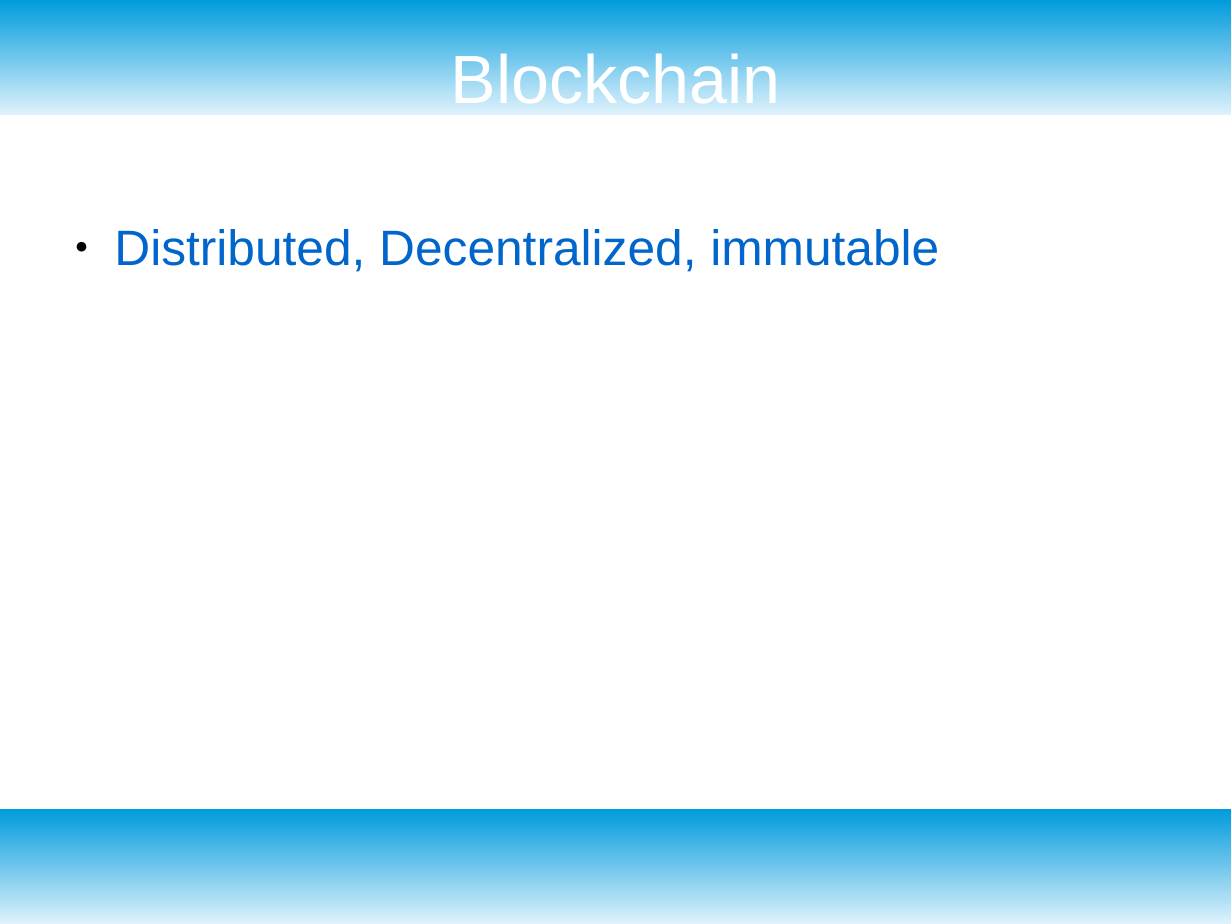
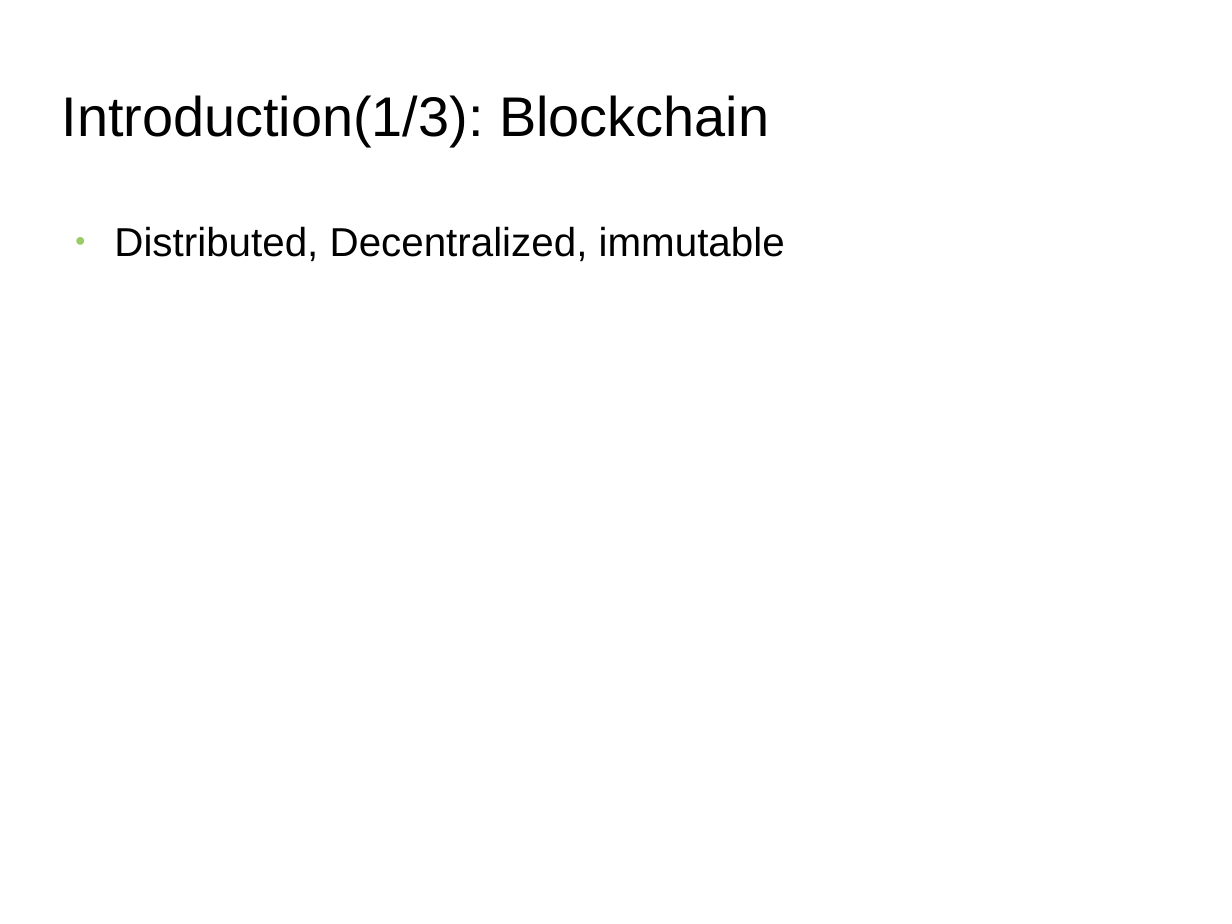
Before and after one commit to s2-t2/blockchain_reputation_system, a slide deck: slide 3 of documents/Presentation/Presentation.odp. Drawn at 1232x924 pixels with LibreOffice and Linux fonts; fonts in the diff are those of the drawing; background and template pictures are left out. Boxes give left, top, right and bottom in pixels: in the first picture for what was removed or moved away, otherwise in the second. Text is boxed around its words. In the diff, an @@ line names an element or a change of style, - is before the commit and + after.

```diff
--- a/documents/Presentation/Presentation.odp
+++ b/documents/Presentation/Presentation.odp
@@ rectangle removed at (0,0,1232,115) @@
@@ title removed at (451,48,781,104) @@
-Blockchain
@@ title added at (62,95,769,146), 36 pt, text #000000 @@
+Introduction(1/3): Blockchain
@@ text "Distributed, Decentralized, immutable" at (114,226,785,262): size 32 to 26 pt, text colour #0066CC to #000000; bullet colour #000000 to #99CC66 @@
@@ rectangle removed at (0,809,1232,924) @@
```
Also in this commit, not shown: 8 other slides changed, 1 slide added, 3 slides removed, 12 other files.
